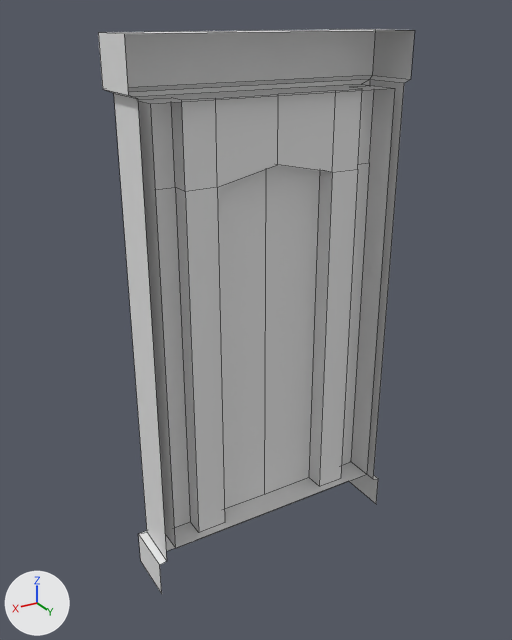
An edit to the FBX model MajikShowdown/Assets/FBX/Map/Arena/ArenaWall.fbx, drawn before and after from the same camera.
Rendered twice from a 50 mm lens placed at (37.1, 57.3, 57.3), pointed at (1.0, -2.8, 27.2). The axes (+X, +Y, +Z) are drawn at lower left. The lights are the same throughout. The older version comes first. Mesh edges are drawn as thin lines. Materials are left out; every surface is plain grey. Where no turn or scale is listed for an object, it has been applied to the vertices.

The first picture shows 'ArenaWall'.
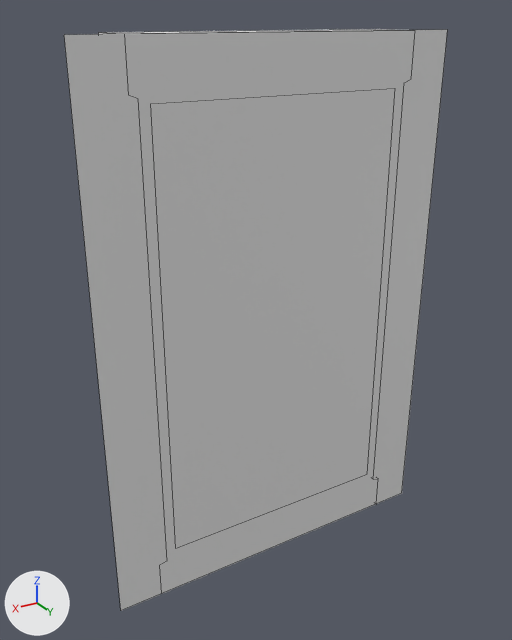
Changed parts and their boxes [x1, y1, x2, y2] in the pictures (512 x 640 px):
'ArenaWall', reshaped (21% wider)
    before: [98, 29, 414, 594]
    after: [64, 29, 447, 611]
part 1 of me_arenawall, added
    after: [64, 30, 447, 611]

Patch to the scene script:
```diff
--- a/MajikShowdown/Assets/FBX/Map/Arena/ArenaWall.fbx.py
+++ b/MajikShowdown/Assets/FBX/Map/Arena/ArenaWall.fbx.py
@@ me_arenawall @@
 # used by ob_arenawall; location = (0.0, 0.0, 0.0)
 # verts and faces of me_arenawall; kept vertices keep their numbers, new ones are numbered from 64
-me_arenawall.from_pydata(...)  # 64 vertices, 43 faces; spans x -15.1..15.1, y -5.3..0.7, z -1.1..55.9
+me_arenawall.from_pydata(...)  # 68 vertices, 44 faces; spans x -19.5..19.9, y -5.3..0.7, z -1.1..55.9
+# me_arenawall part 1
+verts[64] = (-19.5, 0.7, -1.1)  # pixel (401, 493)
+verts[65] = (19.9, 0.7, -1.1)  # pixel (120, 610)
+verts[66] = (-19.5, 0.7, 55.9)  # pixel (447, 29)
+verts[67] = (19.9, 0.7, 55.9)  # pixel (64, 34)
+faces += [(64, 65, 67, 66)]
```
